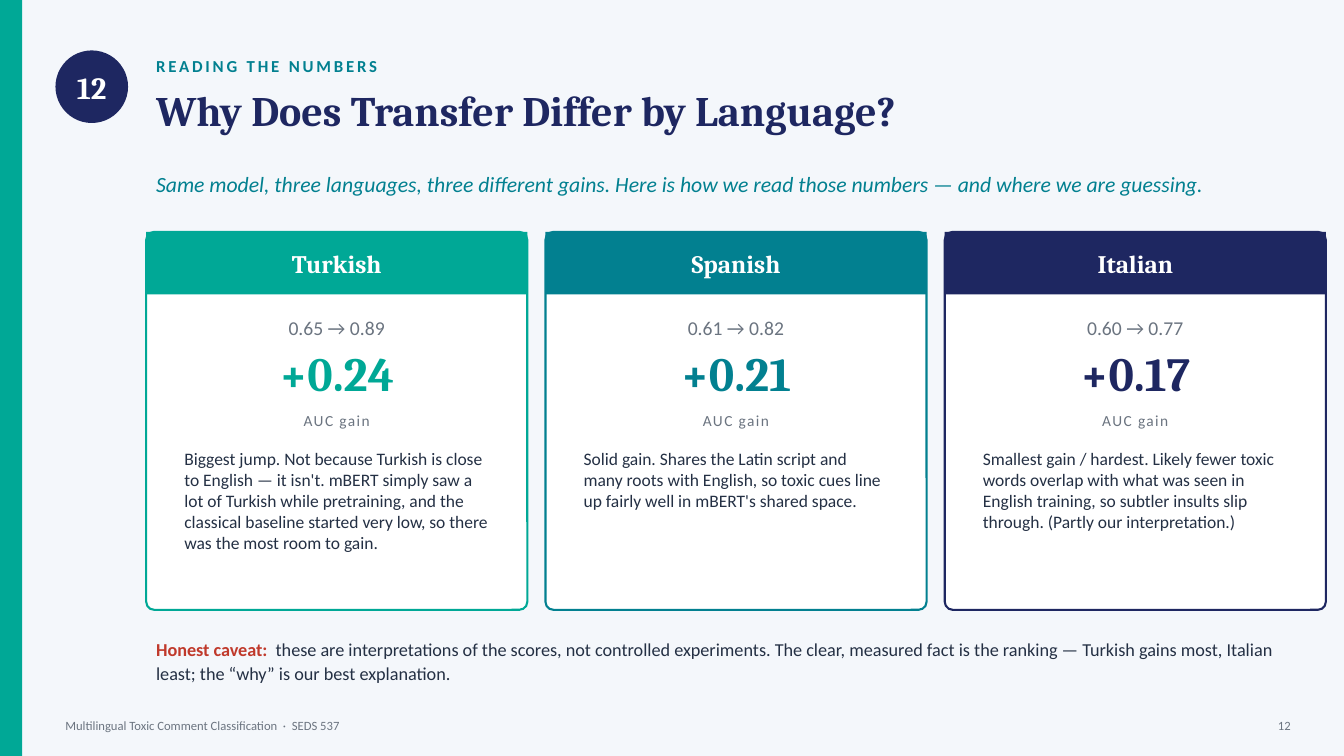
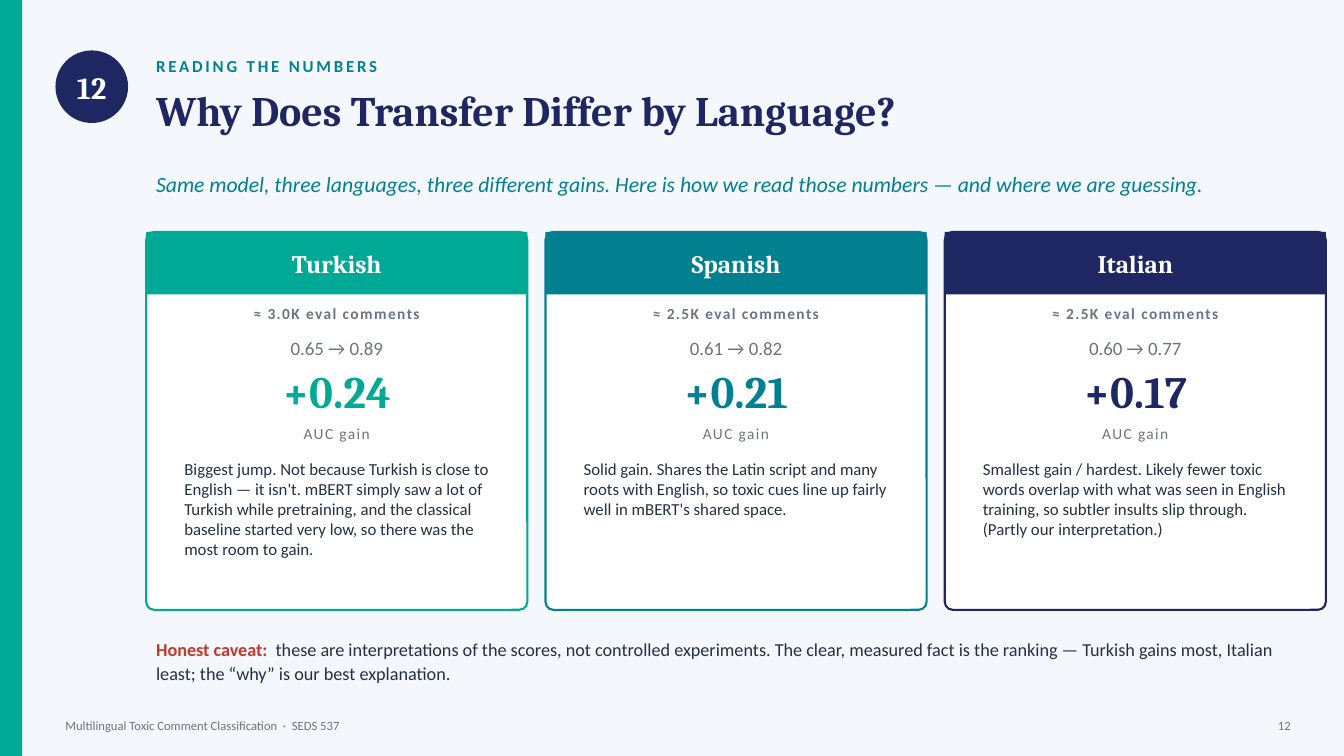
Before and after one commit to yasntrk/multilingual-toxic-comment-classification, a slide deck: slide 13 of presentation/Multilingual_Toxic_Classification.pptx. Drawn at 1344x756 pixels with LibreOffice and Linux fonts; fonts in the diff are those of the drawing. Boxes give left, top, right and bottom in pixels: in the first picture for what was removed or moved away, otherwise in the second. Text is boxed around its words. In the diff, an @@ line names an element or a change of style, - is before the commit and + after.

```diff
--- a/presentation/Multilingual_Toxic_Classification.pptx
+++ b/presentation/Multilingual_Toxic_Classification.pptx
@@ text added at (268,308,420,319), 11 pt, text #6B7480, bold @@
+≈ 3.0K eval comments
@@ text added at (667,308,819,319), 11 pt, text #6B7480, bold @@
+≈ 2.5K eval comments
@@ text added at (1066,308,1218,319), 11 pt, text #6B7480, bold @@
+≈ 2.5K eval comments
@@ text "0.65 → 0.89": place and size @@
-text "0.65 → 0.89" at (289,321,385,335)
+text "0.65 → 0.89" at (291,342,383,355)
@@ text "0.61 → 0.82": place and size @@
-text "0.61 → 0.82" at (688,321,784,335)
+text "0.61 → 0.82" at (690,342,782,355)
@@ size 14 to 13.5 pt in 3 elements at (291,342,383,355), (690,342,782,355), (1089,342,1181,355) @@
@@ text "0.60 → 0.77": place and size @@
-text "0.60 → 0.77" at (1087,322,1183,335)
+text "0.60 → 0.77" at (1089,342,1181,355)
@@ text "+0.24": place and size @@
-text "+0.24" at (279,358,394,392)
+text "+0.24" at (283,377,391,409)
@@ text "+0.21": place and size @@
-text "+0.21" at (681,358,791,392)
+text "+0.21" at (684,377,788,409)
@@ size 34 to 32 pt in 3 elements at (283,377,391,409), (684,377,788,409), (1084,377,1187,409) @@
@@ text "+0.17": place and size @@
-text "+0.17" at (1080,358,1190,392)
+text "+0.17" at (1084,377,1187,409)
@@ 3 texts: place and size @@
-3 texts at (304,415,1168,429)
+3 texts at (304,428,1168,442)
@@ text "Biggest jump. Not because Turkish ...": place and size @@
-text "Biggest jump. Not because Turkish ..." at (184,453,487,552)
+text "Biggest jump. Not because Turkish ..." at (184,463,488,558)
@@ text "Solid gain. Shares the Latin ...": place and size @@
-text "Solid gain. Shares the Latin ..." at (584,453,881,510)
+text "Solid gain. Shares the Latin ..." at (584,463,887,518)
@@ size 12.5 to 12 pt in 3 elements at (184,463,488,558), (584,463,887,518), (983,463,1286,538) @@
@@ text "Smallest gain / hardest. Likely ...": place and size @@
-text "Smallest gain / hardest. Likely ..." at (983,453,1275,531)
+text "Smallest gain / hardest. Likely ..." at (983,463,1286,538)
```
Also in this commit, not shown: 1 other slide changed, 1 other file.
